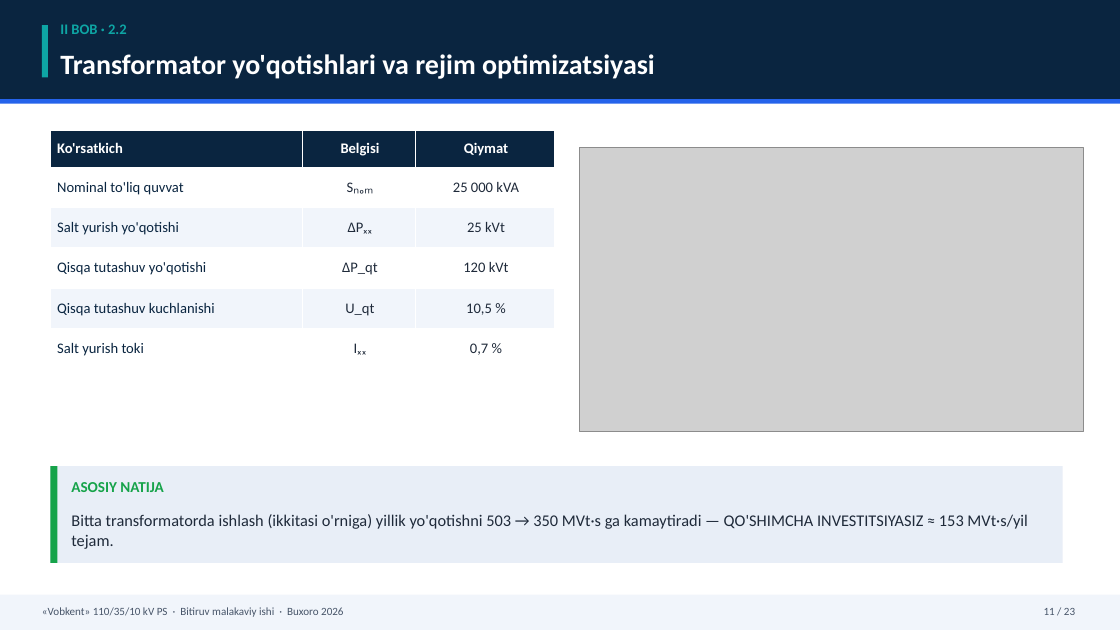
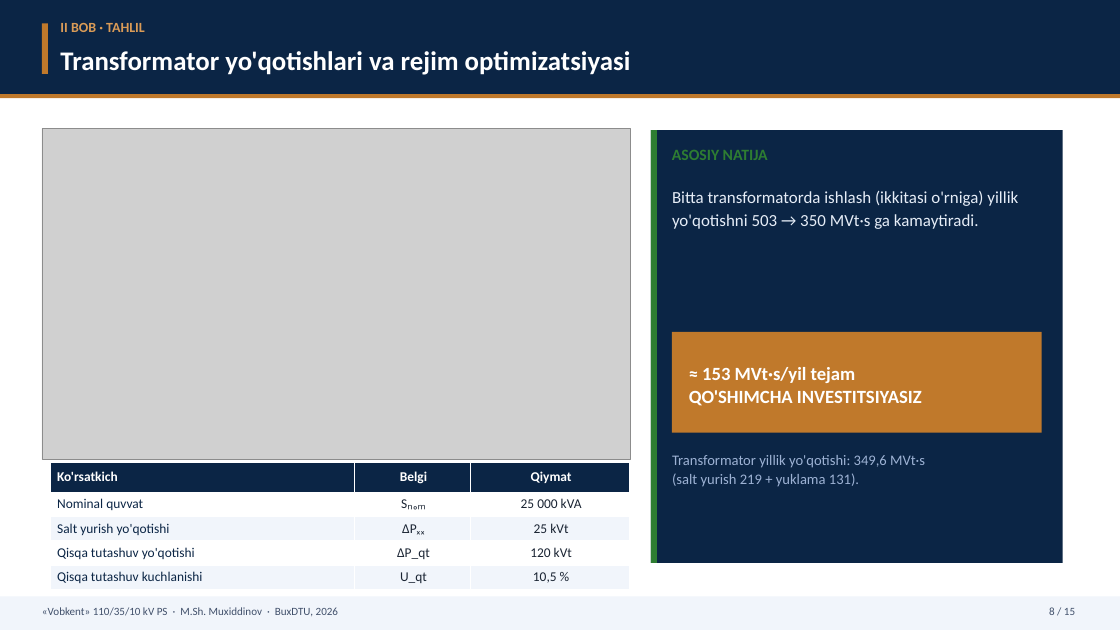
Before and after one commit to sherzod6114/-C-Users-Sherzod-Desktop-BMI_final_v5.docx-, a slide deck: slide 8 of Prezentatsiya_Vobkent_BMI.pptx (slide 11 before the commit). Drawn at 1120x630 pixels with LibreOffice and Linux fonts; fonts in the diff are those of the drawing; grey boxes stand for pictures. Boxes give left, top, right and bottom in pixels: in the first picture for what was removed or moved away, otherwise in the second. Text is boxed around its words. In the diff, an @@ line names an element or a change of style, - is before the commit and + after.

```diff
--- a/Prezentatsiya_Vobkent_BMI.pptx
+++ b/Prezentatsiya_Vobkent_BMI.pptx
@@ rectangle resized from (x1=0, y1=0, x2=1120, y2=99) to (x1=0, y1=0, x2=1120, y2=94) @@
@@ rectangle at (x1=0, y1=0, x2=1120, y2=94): fill #0A2540 to #0B2545 @@
@@ rectangle at (x1=42, y1=24, x2=48, y2=74): fill #0EA5A4 to #C0792B @@
@@ text at (x1=60, y1=23, x2=145, y2=32): text changed; size 12.5 to 12 pt; text colour #0EA5A4 to #D99B57 @@
-II BOB · 2.2
+II BOB · TAHLIL
@@ text "Transformator yo'qotishlari va rejim optimizatsiyasi" at (x1=60, y1=51, x2=631, y2=75): size 24 to 23 pt @@
@@ rectangle moved from (x1=0, y1=99, x2=1120, y2=104) to (x1=0, y1=94, x2=1120, y2=98) @@
@@ rectangle at (x1=0, y1=94, x2=1120, y2=98): fill #2563EB to #C0792B @@
@@ picture added at (x1=42, y1=129, x2=630, y2=460) @@
@@ picture removed at (x1=580, y1=148, x2=1084, y2=432) @@
@@ rectangle added at (x1=651, y1=130, x2=1063, y2=563), fill #0B2545 @@
@@ rectangle added at (x1=651, y1=130, x2=657, y2=563), fill #2E7D32 @@
@@ text "ASOSIY NATIJA" moved from (x1=71, y1=482, x2=163, y2=492) to (x1=672, y1=150, x2=768, y2=160) @@
@@ text "ASOSIY NATIJA" at (x1=672, y1=150, x2=768, y2=160): size 13 to 13.5 pt, text colour #16A34A to #2E7D32 @@
@@ text at (x1=672, y1=191, x2=1018, y2=229): text changed; size 14 to 14.5 pt; text colour #1F2A3A to #E6EDF7 @@
-Bitta transformatorda ishlash (ikkitasi o'rniga) yillik yo'qotishni 503 → 350 MVt·s ga kamaytiradi — QO'SHIMCHA INVESTITSIYASIZ ≈ 153 MVt·s/yil tejam.
+Bitta transformatorda ishlash (ikkitasi o'rniga) yillik yo'qotishni 503 → 350 MVt·s ga kamaytiradi.
@@ rectangle added at (x1=672, y1=332, x2=1042, y2=433), fill #C0792B @@
@@ text added at (x1=689, y1=367, x2=922, y2=406), 16 pt, text #FFFFFF, bold @@
+≈ 153 MVt·s/yil tejam
+QO'SHIMCHA INVESTITSIYASIZ
@@ table at (x1=50, y1=462, x2=630, y2=590) @@
-row 1, column 2: Belgisi
+row 1, column 2: Belgi
-row 2, column 1: Nominal to'liq quvvat
+row 2, column 1: Nominal quvvat
-row 6: Salt yurish toki | Iₓₓ | 0,7 %
@@ table resized from (x1=50, y1=130, x2=555, y2=369) to (x1=50, y1=462, x2=630, y2=590) @@
@@ rectangle removed at (x1=50, y1=466, x2=1063, y2=563) @@
@@ rectangle removed at (x1=50, y1=466, x2=57, y2=563) @@
@@ text added at (x1=672, y1=455, x2=925, y2=487), 12.5 pt, text #9DB2D4 @@
+Transformator yillik yo'qotishi: 349,6 MVt·s
+(salt yurish 219 + yuklama 131).
@@ text at (x1=42, y1=607, x2=338, y2=616): text changed; text colour #475569 to #41506B @@
-«Vobkent» 110/35/10 kV PS · Bitiruv malakaviy ishi · Buxoro 2026
+«Vobkent» 110/35/10 kV PS · M.Sh. Muxiddinov · BuxDTU, 2026
@@ text at (x1=1049, y1=607, x2=1075, y2=615): text changed; text colour #475569 to #41506B @@
-11 / 23
+8 / 15
```
Also in this commit, not shown: 10 other slides changed, 4 slides added, 12 slides removed, 14 other files.
